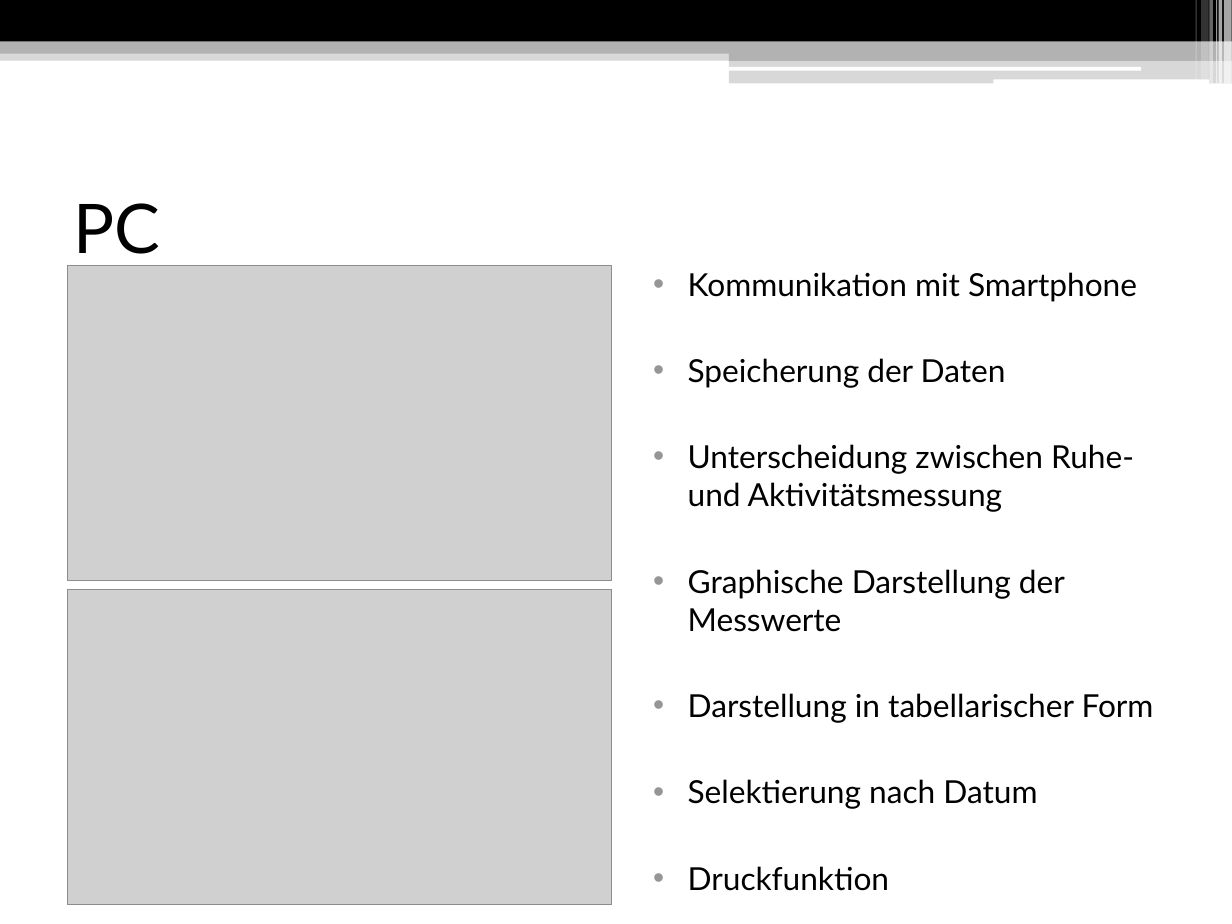
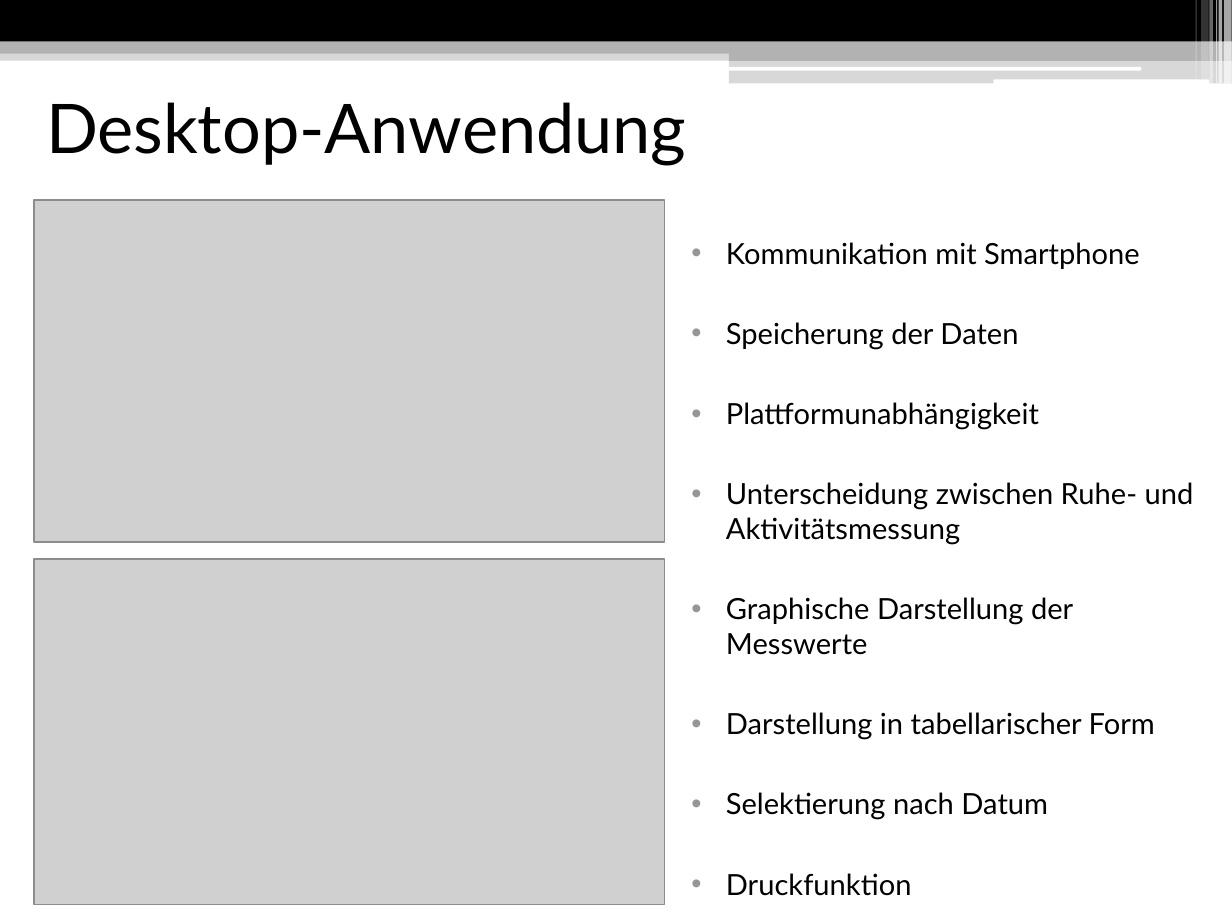
Before and after one commit to FFTEAM/guiframework, a slide deck: slide 6 of presentation/Heartrate2go.pptx. Drawn at 1232x924 pixels with LibreOffice and Linux fonts; fonts in the diff are those of the drawing; grey boxes stand for pictures. Boxes give left, top, right and bottom in pixels: in the first picture for what was removed or moved away, otherwise in the second. Text is boxed around its words. In the diff, an @@ line names an element or a change of style, - is before the commit and + after.

Commit message:
update pp

```diff
--- a/presentation/Heartrate2go.pptx
+++ b/presentation/Heartrate2go.pptx
@@ title at (x1=46, y1=102, x2=687, y2=166): text changed @@
-PC
+Desktop-Anwendung
@@ picture resized from (x1=68, y1=266, x2=612, y2=582) to (x1=34, y1=200, x2=665, y2=542) @@
@@ text "Kommunikation mit Smartphone" moved from (x1=688, y1=272, x2=1154, y2=891) to (x1=726, y1=242, x2=1194, y2=896) @@
@@ text at (x1=726, y1=242, x2=1194, y2=896): size 18.5 to 17 pt in "Kommunikation mit Smartphone", "Speicherung der Daten", "Unterscheidung zwischen Ruhe- und Aktivitätsmessung", "Graphische Darstellung der Messwerte" and 4 more places @@
@@ text at (x1=726, y1=402, x2=1039, y2=430): paragraph added @@
+• Plattformunabhängigkeit
@@ picture resized from (x1=68, y1=589, x2=612, y2=904) to (x1=34, y1=559, x2=665, y2=906) @@
```
Also in this commit, not shown: 1 slide added.
